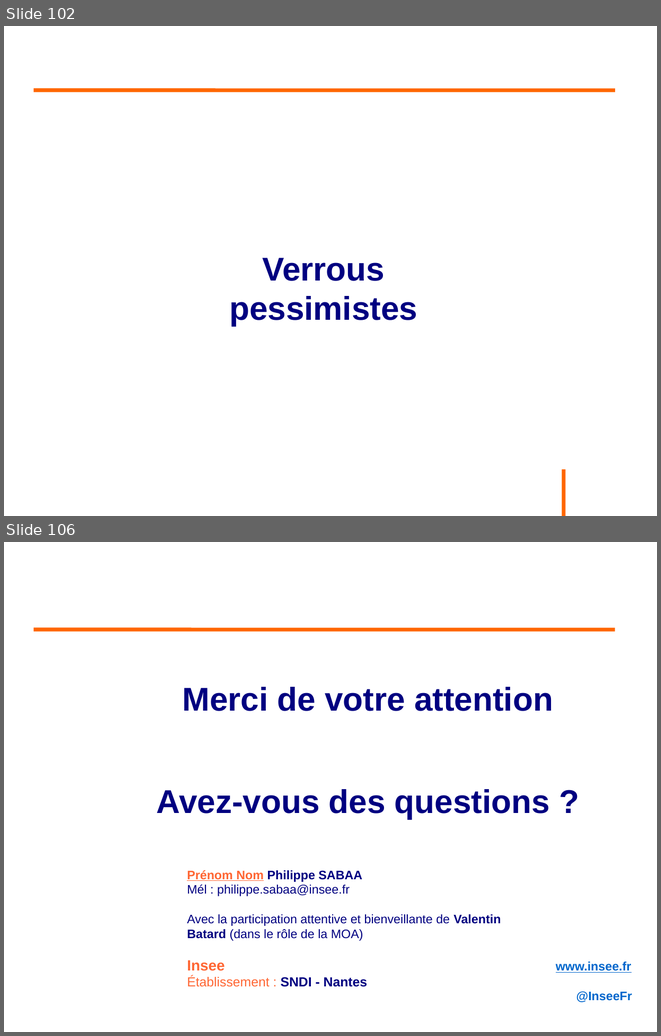
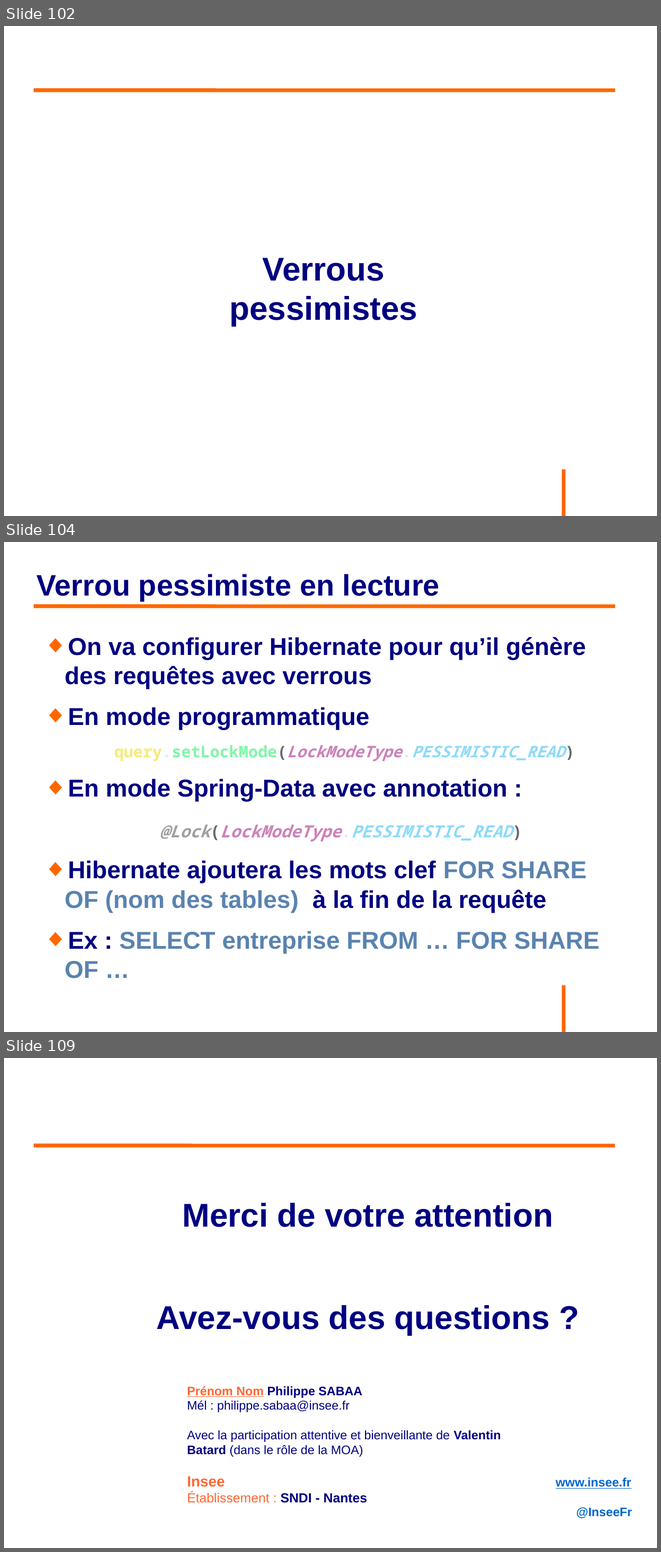
Before and after one commit to philphils/formation-hibernate-avancee, a slide deck: Documentation/diapo_formation_hibernate_avancee.odp. Shown one above the other, each under a label of ours: slides 102 and 106 before the commit, slides 102, 104 and 109 after it; the slides between them are not shown. The pictures are 661x1036 and 661x1552 pixels, drawn with LibreOffice and Linux fonts; fonts in the diff are those of the drawing; background and template pictures are left out. Boxes give left, top, right and bottom in pixels: in the first picture for what was removed or moved away, otherwise in the second. Text is boxed around its words. In the diff, an @@ line names an element or a change of style, - is before the commit and + after.

Commit message:
Finalisation partie verrou TP4

```diff
--- a/Documentation/diapo_formation_hibernate_avancee.odp
+++ b/Documentation/diapo_formation_hibernate_avancee.odp
@@ slide 104 added at (4, 542, 657, 1032), background #FFFFFF; not listed: 1 template element that a slide beside it also shows @@
@@ title added at (37, 574, 440, 601), 36 pt, text #000080, bold @@
+Verrou pessimiste en lecture
@@ line added from (34, 606) to (616, 606), #FF6600 4.54 pt @@
@@ text added at (64, 637, 600, 953), 29.6 pt, text #000080, bold @@
+◆ On va configurer Hibernate pour qu’il génère des requêtes avec verrous
+◆ En mode programmatique
+query.setLockMode(LockModeType.PESSIMISTIC_READ)
+◆ En mode Spring-Data avec annotation :
+@Lock(LockModeType.PESSIMISTIC_READ)
+◆ Hibernate ajoutera les mots clef FOR SHARE OF (nom des tables) à la fin de la requête
+◆ Ex : SELECT entreprise FROM … FOR SHARE OF …
@@ what was slide 106 is now slide 109 @@
```
Also in this commit, not shown: 3 slides changed, 2 other slides added.
